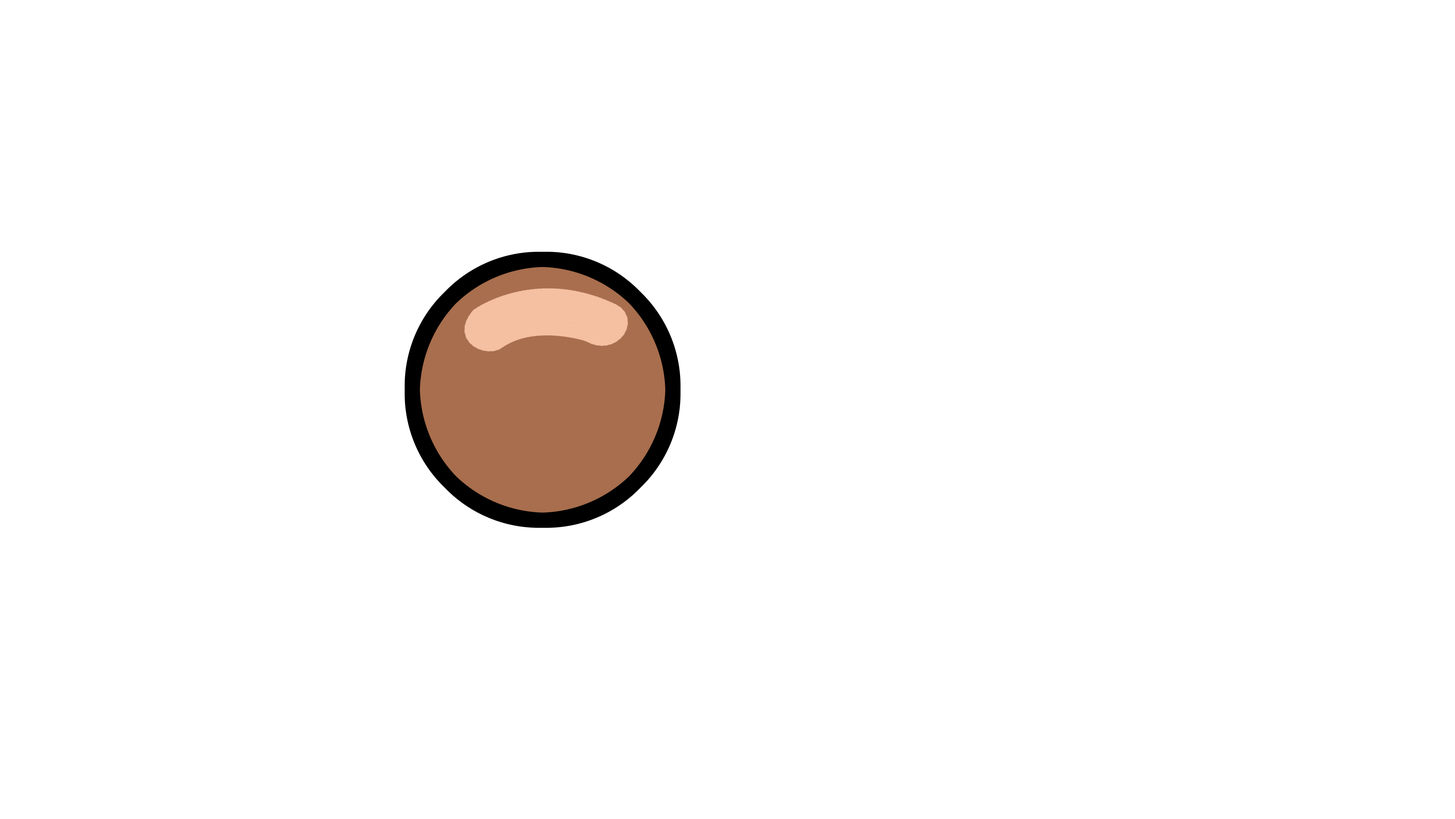
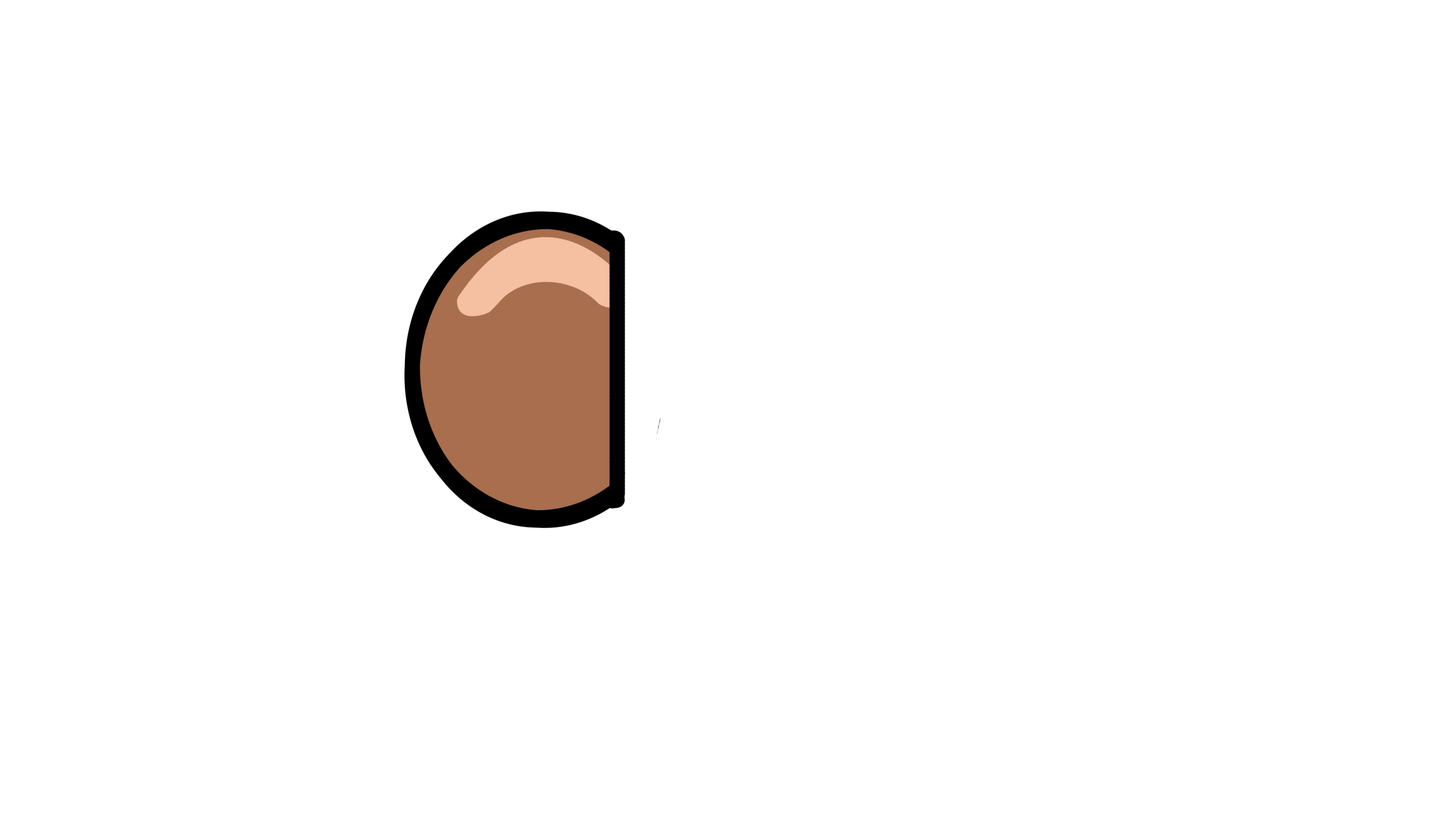
The second 1455×819 image is a revision of the first. Changes to its layers:
added group "WallHit_02" with 4 layers above "WallHit_01" over (404, 210, 662, 529)
added layer "WallHit outline" in group "WallHit_02" over (602, 229, 626, 509)
added layer "Ball outline" (13th of 15, in "WallHit_02") in group "WallHit_02" over (404, 210, 662, 529)
added layer "Ball Shine" (13th of 15, in "WallHit_02") in group "WallHit_02" over (456, 236, 617, 317)
added layer "Ball colour" (13th of 15, in "WallHit_02") in group "WallHit_02" over (418, 227, 617, 513)
hid group "Idle_01" (3 layers) over (404, 251, 681, 528)
